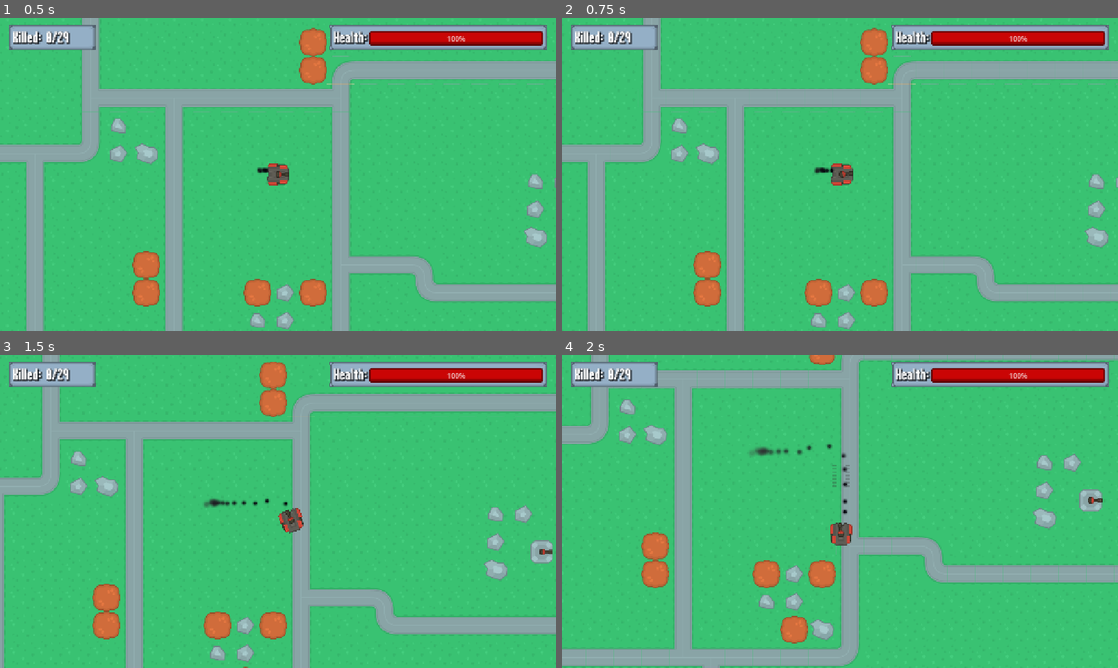
Above: before the commit, frames 1-4 (two rows, left to right).
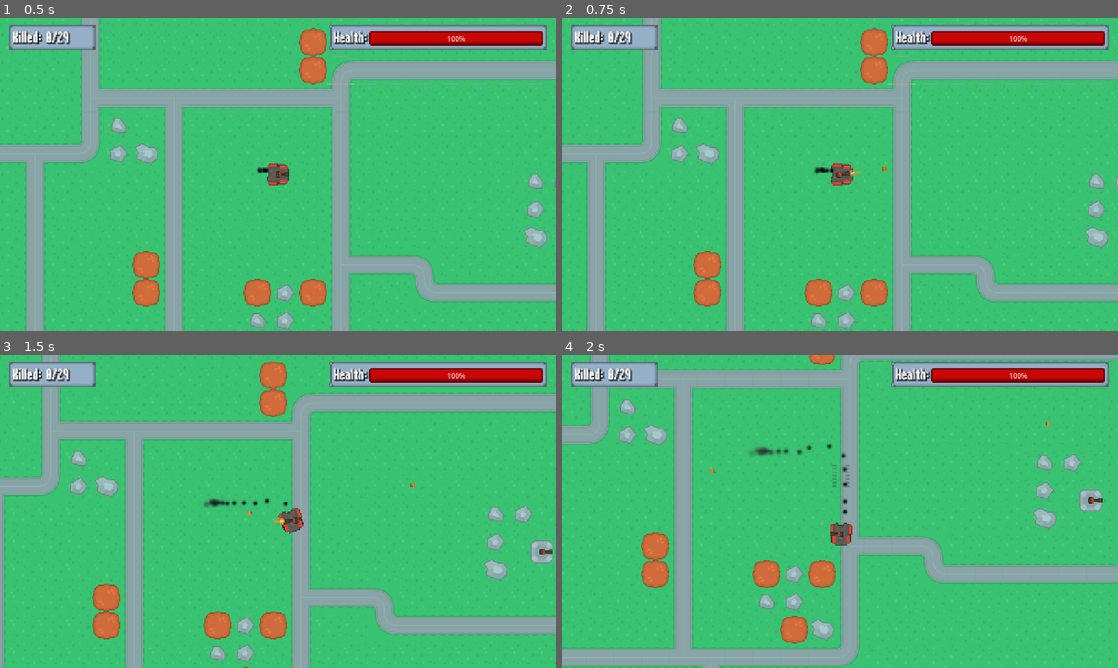
Above: after the commit, the same moments.

Repository: xiemulei/Battle-Tank
Game: Godot game, scene res://Scenes/game/game.tscn
Same seed, same stepped clock (60 frames per second), same inputs: the game is played once before the commit and once after it.
Inputs (mouse positions are in pixels of both pictures, inside the frame that each line leads up to):
- Up to frame 1 (0.5 s): no input
- Up to frame 2 (0.75 s): tap Enter at 0.5 s; move the mouse to (962, 158) at 0.52 s; press the mouse at (962, 158) at 0.53 s; hold D (right) from 0.53 s (still down)
- Up to frame 3 (1.5 s): move the mouse to (166, 527) at 1.27 s; release D (right) at 1.28 s; release the mouse at (166, 527) at 1.28 s; hold S (down) from 1.28 s (still down); click (166, 527) at 1.35 s
- Up to frame 4 (2 s): keep holding S (down)

Frame 1 is identical in both runs. In frame 2, less than 0.1% of the frame differs, in the area x 49-59%, y 47-52%; in frame 3, 0.1%, in the area x 44-75%, y 41-55%; in frame 4, less than 0.1%.

Commit message:
修复玩家无法射击的问题

Diff:
--- a/Scenes/UI/hud.gd
+++ b/Scenes/UI/hud.gd
@@ -4,7 +4,7 @@
 @onready var progress_bar: ProgressBar = $MarginContainer/HBoxContainer/PanelContainer2/HBoxContainer/ProgressBar
 @onready var timer: Timer = $Timer
 @onready var panel_container_3: PanelContainer = $MarginContainer/PanelContainer3
-@onready var result: Label = $MarginContainer/PanelContainer3/Label
+@onready var result: Label = $MarginContainer/PanelContainer3/VBoxContainer/Label
 @onready var button: Button = $MarginContainer/PanelContainer3/VBoxContainer/Button
 
 
--- a/Scenes/components/weapon_component.tscn
+++ b/Scenes/components/weapon_component.tscn
@@ -2,6 +2,7 @@
 
 [ext_resource type="Texture2D" uid="uid://vsapqb32q1v6" path="res://assets/tank/specialBarrel3_outline.png" id="1_0qixh"]
 [ext_resource type="Script" uid="uid://duyi7wa6e3kr5" path="res://Scenes/components/weapon_component.gd" id="1_8xmhx"]
+[ext_resource type="PackedScene" uid="uid://gc20lkmyfa2g" path="res://Scenes/Object/player_bullet.tscn" id="2_k8s3b"]
 [ext_resource type="Texture2D" uid="uid://c1a5kwp62moe6" path="res://assets/VFX/shotOrange.png" id="2_skm2b"]
 [ext_resource type="AudioStream" uid="uid://d1k137kxooosv" path="res://assets/sound/shoot.wav" id="3_skm2b"]
 
@@ -107,6 +108,7 @@
 
 [node name="WeaponComponent" type="Node2D" unique_id=963348630]
 script = ExtResource("1_8xmhx")
+bullet_scene = ExtResource("2_k8s3b")
 
 [node name="Gun" type="Sprite2D" parent="." unique_id=445025231]
 texture = ExtResource("1_0qixh")
--- a/Scenes/player/player.gd
+++ b/Scenes/player/player.gd
@@ -44,6 +44,14 @@
 func on_player_win():
 	set_physics_process(false)
 
+func _process(_delta: float) -> void:
+	# 武器始终朝向鼠标位置
+	var target_pos = get_global_mouse_position()
+	weapon_component.target(target_pos)
+	# 检测射击输入
+	if Input.is_action_just_pressed("shoot"):
+		weapon_component.shoot(target_pos)
+
 func _physics_process(delta: float) -> void:
 	move(delta)
 	if can_shake:
@@ -64,12 +72,6 @@
 	velocity = transform.x * speed
 	move_and_slide()
 
-func _unhandled_input(event: InputEvent) -> void:
-	var target_pos = get_global_mouse_position()
-	weapon_component.target(target_pos)
-	if event.is_action_pressed("shoot"):
-		weapon_component.shoot(target_pos)
-
 func shake():
 	camera_2d.offset = Vector2(randf_range(-3, 3), randf_range(-3, 3))
 
